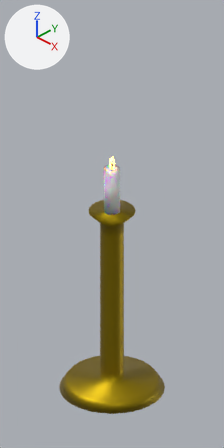
The Blender file new_gfx/candlestick.blend as it was, and as the next commit left it.
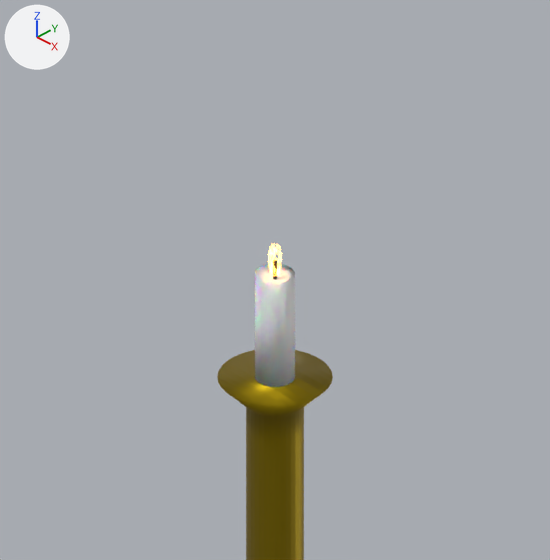
There are two pictures of each version: one from the file's camera 'Camera', one close up on the part from 0% to 100% of the width and 13% to 64% of the height. Every picture has the same lights, and +X, +Y and +Z are marked at upper left.

The first close-up shows 'Base', 'Candle'.
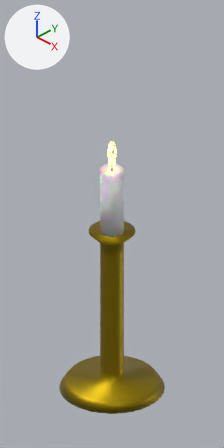
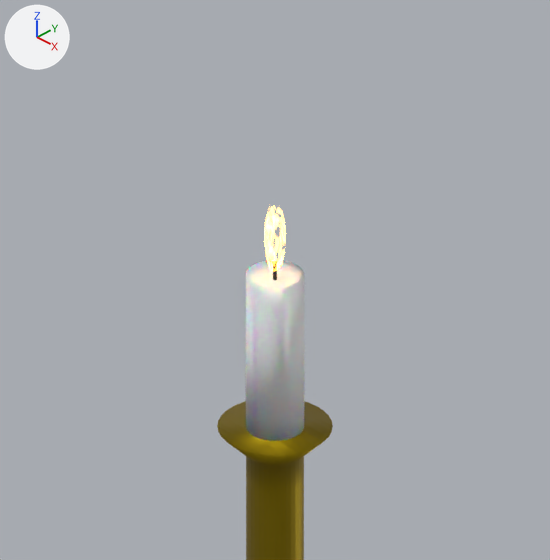
Commit message: Updated candlestick image based on feedback

Pixel boxes [x1, y1, x2, y2] of what changed, in the close-ups (550 x 560 px; the box of a moved part takes in the faces that stretch with it):
```json
{"object": "Base", "change": "reshaped", "before": [217, 350, 333, 560], "after": [217, 401, 333, 560]}
{"object": "Candle", "change": "reshaped, moved, rescaled", "before": [255, 264, 295, 387], "after": [246, 260, 304, 441], "on screen": "44% wider, 47% taller"}
{"part": 1, "of": "me_cylinder", "change": "moved or reshaped", "before": [217, 350, 333, 485], "after": [217, 401, 333, 485]}
{"part": 2, "of": "me_cylinder", "change": "moved or reshaped", "before": [246, 507, 304, 560], "after": [246, 556, 304, 560]}
```

The change, as JSON lines over the scene's bpy script:
```json
{"block": "me_cylinder", "where": "me_cylinder.from_pydata(...)  # 8768 vertices, 8258 faces; spans x -0.65..0.65, y -0.65..0.65, z -1.0..1.5"}
{"block": "me_cylinder", "where": "# used by ob_base; location = (0.0, 0.0, 1.0)"}
{"block": "me_cylinder", "change": "me_cylinder part 1: all 3072 vertices in x -0.29..0.29, y -0.29..0.29, z 0.76..1.5 are moved by (0.0, 0.0, -0.28)"}
{"block": "me_cylinder", "change": "me_cylinder part 2: all 1024 vertices in x -0.14..0.14, y -0.14..0.14, z 0.47..0.62 are moved by (0.0, 0.0, -0.2)"}
{"block": "me_cylinder_001", "where": "me_cylinder_001.from_pydata(...)  # 96 vertices, 66 faces; spans x -1.0..1.0, y -1.0..1.0, z -1.0..1.0"}
{"block": "me_cylinder_001", "where": "# used by ob_candle; location = (0.0, 0.0, 2.8); scale = (0.1, 0.1, 0.3)"}
{"block": "me_cylinder_001", "change": "me_cylinder_001 part 3: all 64 vertices in x -1.0..1.0, y -1.0..1.0, z 0.67..1.0 are moved by (0.0, 0.0, 0.92)"}
{"op": "set", "path": "ob_candle.location", "old": "(0.0, 0.0, 2.8)", "new": "(0.0, 0.0, 2.52)"}
{"op": "set", "path": "ob_candle.scale", "old": "(0.1, 0.1, 0.3)", "new": "(0.147, 0.147, 0.3)"}
```
